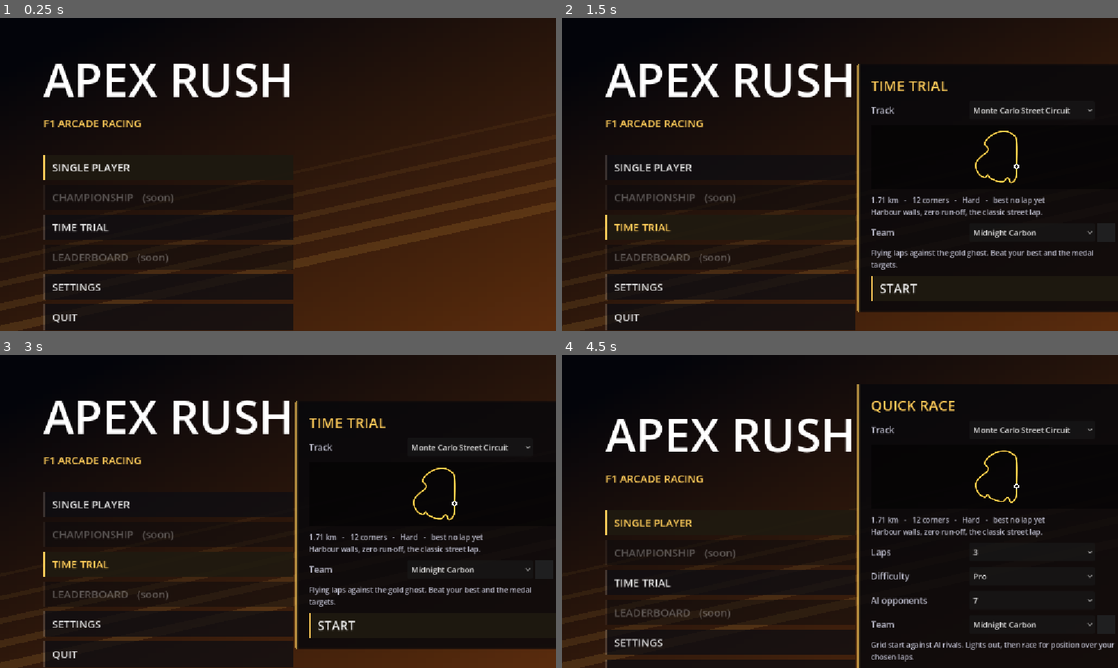
Above: before the commit, frames 1-4 (two rows, left to right).
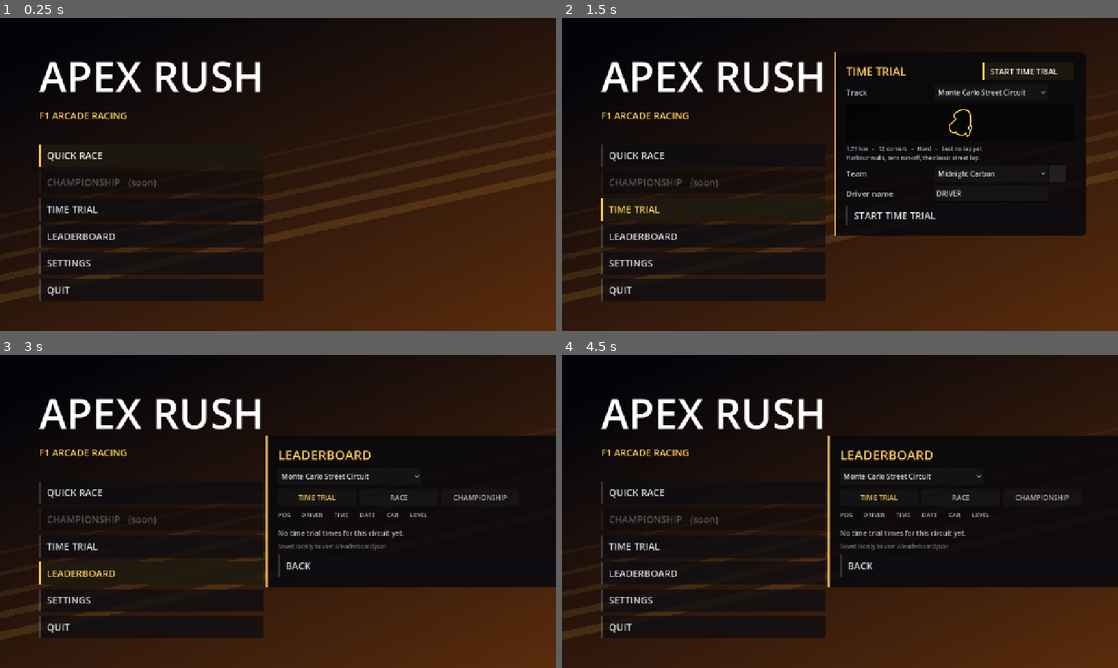
Above: after the commit, the same moments.

Repository: CodeVerse-AI-TS/F1--2026
Game: Godot game, scene res://scenes/menu.tscn
Two runs of this game, one before a commit and one after it. Both use one fixed random seed, a clock stepped at 60 frames per second and the inputs below.
Inputs (mouse positions are in pixels of both pictures, inside the frame that each line leads up to):
- Up to frame 1 (0.25 s): no input
- Up to frame 2 (1.5 s): click (712, 155) at 0.5 s, where only the run after the commit has a clickable "QUICK RACE"; click "TIME TRIAL" at 1.25 s
- Up to frame 3 (3 s): click "TIME TRIAL" at 2 s; click (150, 574) at 2.75 s, where only the run after the commit has a clickable "LEADERBOARD"
- Up to frame 4 (4.5 s): click "TIME TRIAL" at 3.5 s; click (728, 505) at 4.25 s, where only the run before the commit has a clickable "SINGLE PLAYER"

The runs differ from the first frame. In frame 1, 14% of the frame differs, in the area x 0-100%, y 13-100%; in frame 2, 31%, in the area x 0-100%, y 10-100%; in frame 3, 27%; in frame 4, 30%.

Commit message:
fix(ui): rename menu button to QUICK RACE, add prominent START RACE buttons, and fix vertical overflow clipping

Diff:
--- a/project.godot
+++ b/project.godot
@@ -17,6 +17,8 @@
 
 [display]
 
+window/size/viewport_width=1280
+window/size/viewport_height=720
 window/stretch/mode="canvas_items"
 window/stretch/aspect="expand"
 
--- a/scripts/menu/main_menu.gd
+++ b/scripts/menu/main_menu.gd
@@ -4,12 +4,14 @@
 const UI = preload("res://scripts/ui/ui_kit.gd")
 const GameState = preload("res://scripts/game_state.gd")
 const SettingsPanel = preload("res://scripts/ui/settings_panel.gd")
+const LeaderboardScreen = preload("res://scripts/ui/leaderboard_screen.gd")
 
 var _content: CenterContainer
 var _swatch: ColorRect
 var _first_button: Button
 var _preview: TrackPreview
 var _info: Label
+var _length_note: Label
 
 func _ready() -> void:
 	GameState.ensure_init()
@@ -32,21 +34,19 @@
 	var gap := Control.new()
 	gap.custom_minimum_size = Vector2(0, 30)
 	left.add_child(gap)
-	_first_button = UI.button("SINGLE PLAYER", _show_setup.bind(GameState.Mode.QUICK_RACE))
+	_first_button = UI.button("QUICK RACE", _show_setup.bind(GameState.Mode.QUICK_RACE))
 	left.add_child(_first_button)
 	var champ := UI.button("CHAMPIONSHIP   (soon)", func() -> void: pass)
 	champ.disabled = true
 	champ.tooltip_text = "Season mode arrives with the championship update."
 	left.add_child(champ)
 	left.add_child(UI.button("TIME TRIAL", _show_setup.bind(GameState.Mode.TIME_TRIAL)))
-	var board := UI.button("LEADERBOARD   (soon)", func() -> void: pass)
-	board.disabled = true
-	board.tooltip_text = "Local leaderboard arrives with the leaderboard update."
-	left.add_child(board)
+	left.add_child(UI.button("LEADERBOARD", _show_leaderboard))
 	left.add_child(UI.button("SETTINGS", _show_settings))
 	left.add_child(UI.button("QUIT", func() -> void: get_tree().quit()))
 	_content = CenterContainer.new()
 	_content.size_flags_horizontal = Control.SIZE_EXPAND_FILL
+	_content.size_flags_vertical = Control.SIZE_EXPAND_FILL
 	h.add_child(_content)
 	_first_button.grab_focus()
 
@@ -79,36 +79,54 @@
 
 func _panel(title: String) -> VBoxContainer:
 	_clear()
+	var sc := ScrollContainer.new()
+	sc.horizontal_scroll_mode = ScrollContainer.SCROLL_MODE_DISABLED
+	sc.vertical_scroll_mode = ScrollContainer.SCROLL_MODE_AUTO
+	sc.custom_minimum_size = Vector2(580, 560)
+	sc.size_flags_horizontal = Control.SIZE_SHRINK_CENTER
+	sc.size_flags_vertical = Control.SIZE_SHRINK_CENTER
+	_content.add_child(sc)
 	var p := PanelContainer.new()
 	p.add_theme_stylebox_override("panel", UI.panel_style())
-	p.custom_minimum_size = Vector2(560, 0)
-	_content.add_child(p)
+	p.size_flags_horizontal = Control.SIZE_EXPAND_FILL
+	sc.add_child(p)
 	var v := VBoxContainer.new()
-	v.add_theme_constant_override("separation", 12)
+	v.add_theme_constant_override("separation", 8)
 	p.add_child(v)
-	v.add_child(UI.label(title, 30, UI.GOLD))
 	return v
 
 func _show_setup(mode: int) -> void:
 	var is_race := mode == GameState.Mode.QUICK_RACE
-	var v := _panel("QUICK RACE" if is_race else "TIME TRIAL")
+	var title := "QUICK RACE" if is_race else "TIME TRIAL"
+	var v := _panel(title)
 	var cfg: Dictionary = GameState.config
+	var btn_txt := "START RACE" if is_race else "START TIME TRIAL"
+
+	# Header with title and prominent top action button
+	var header := HBoxContainer.new()
+	header.add_child(UI.label(title, 26, UI.GOLD))
+	var spacer := Control.new()
+	spacer.size_flags_horizontal = Control.SIZE_EXPAND_FILL
+	header.add_child(spacer)
+	var top_start := UI.button(btn_txt, func() -> void: GameState.start_session(mode), 18)
+	top_start.custom_minimum_size = Vector2(210, 42)
+	header.add_child(top_start)
+	v.add_child(header)
+
 	var names: Array = []
 	for t in GameState.TRACKS:
 		names.append(t["name"])
 	v.add_child(UI.row("Track", UI.option(names, int(cfg["track"]), _pick_track)))
 	_preview = TrackPreview.new()
-	_preview.custom_minimum_size = Vector2(520, 132)
+	_preview.custom_minimum_size = Vector2(500, 86)
 	v.add_child(_preview)
-	_info = UI.label("", 15, UI.TEXT_DIM)
+	_info = UI.label("", 13, UI.TEXT_DIM)
 	_info.autowrap_mode = TextServer.AUTOWRAP_WORD_SMART
 	_info.custom_minimum_size = Vector2(500, 0)
 	v.add_child(_info)
 	_pick_track(int(cfg["track"]))
 	if is_race:
-		var laps_idx := maxi(GameState.LAP_OPTIONS.find(int(cfg["laps"])), 0)
-		v.add_child(UI.row("Laps", UI.option(GameState.LAP_OPTIONS, laps_idx,
-			func(i: int) -> void: cfg["laps"] = GameState.LAP_OPTIONS[i])))
+		v.add_child(UI.row("Race length", UI.option(GameState.RACE_LENGTHS, int(cfg.get("length", 0)), _pick_length)))
 		v.add_child(UI.row("Difficulty", UI.option(GameState.DIFFICULTIES, int(cfg["difficulty"]),
 			func(i: int) -> void: cfg["difficulty"] = i)))
 		var ai_idx := maxi(GameState.AI_OPTIONS.find(int(cfg["ai_count"])), 0)
@@ -123,24 +141,49 @@
 	team_row.add_child(_swatch)
 	v.add_child(team_row)
 	_pick_team(int(cfg["team"]))
-	var note := "Grid start against AI rivals. Lights out, then race for position over your chosen laps." if is_race \
-		else "Flying laps against the gold ghost. Beat your best and the medal targets."
-	var nl := UI.label(note, 15, UI.TEXT_DIM)
-	nl.autowrap_mode = TextServer.AUTOWRAP_WORD_SMART
-	nl.custom_minimum_size = Vector2(500, 0)
-	v.add_child(nl)
-	var start := UI.button("START", func() -> void: GameState.start_session(mode), 26)
+	v.add_child(UI.row("Driver name", _name_field()))
+	var start := UI.button(btn_txt, func() -> void: GameState.start_session(mode), 22)
+	start.custom_minimum_size = Vector2(500, 46)
 	v.add_child(start)
-	start.grab_focus()
+	top_start.grab_focus()
 
 func _pick_team(i: int) -> void:
 	GameState.config["team"] = i
 	if _swatch:
 		_swatch.color = GameState.TEAMS[i]["color"].lerp(Color.WHITE, 0.1)
 
+## Race length: fixed laps or a percentage distance scaled to this circuit.
+func _pick_length(i: int) -> void:
+	GameState.config["length"] = i
+	_update_length_note()
+
+func _update_length_note() -> void:
+	if _length_note == null:
+		return
+	var laps := GameState.resolve_laps(GameState.track(), int(GameState.config.get("length", 0)))
+	_length_note.text = "%d laps on this circuit" % laps
+
+func _name_field() -> LineEdit:
+	var e := LineEdit.new()
+	e.text = String(GameState.config.get("player_name", "DRIVER"))
+	e.max_length = 14
+	e.placeholder_text = "DRIVER"
+	e.custom_minimum_size = Vector2(260, 38)
+	e.text_changed.connect(func(t: String) -> void:
+		var clean := t.strip_edges().to_upper()
+		GameState.config["player_name"] = clean if clean != "" else "DRIVER")
+	return e
+
+func _show_leaderboard() -> void:
+	_clear()
+	var b := LeaderboardScreen.new()
+	b.closed.connect(_clear)
+	_content.add_child(b)
+
 ## Track choice: updates the preview drawing and the length / corners / difficulty / best lap line.
 func _pick_track(i: int) -> void:
 	GameState.config["track"] = i
+	_update_length_note()
 	var data: Dictionary = GameState.TRACKS[i]
 	if _preview:
 		_preview.set_points(GameState.track_preview(data, 220))
